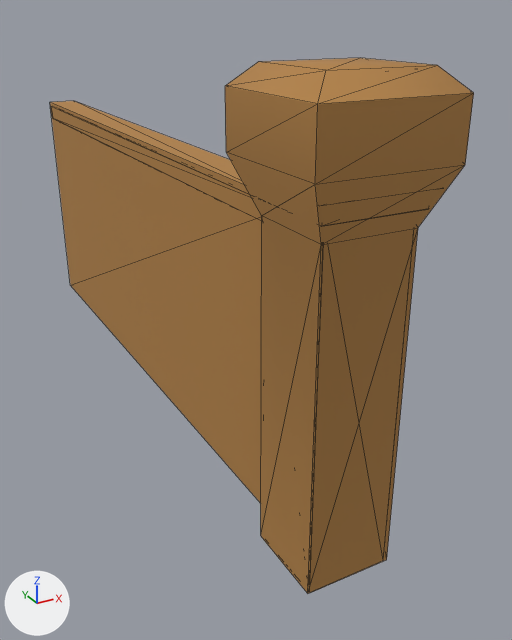
The FBX model huhodame/Assets/matumoto/wall.FBX: old version first, new version second.
Camera for both pictures: a 50 mm camera at (-31.67, 0.52, 8.35) aimed at (-24.7, 13.21, 2.0). The lights are fixed; the arrows at lower left show +X, +Y and +Z. Mesh edges are drawn as thin lines. Where no turn or scale is listed for an object, it has been applied to the vertices.

In view in the first picture: 'brick_wall_medium_1_column'.
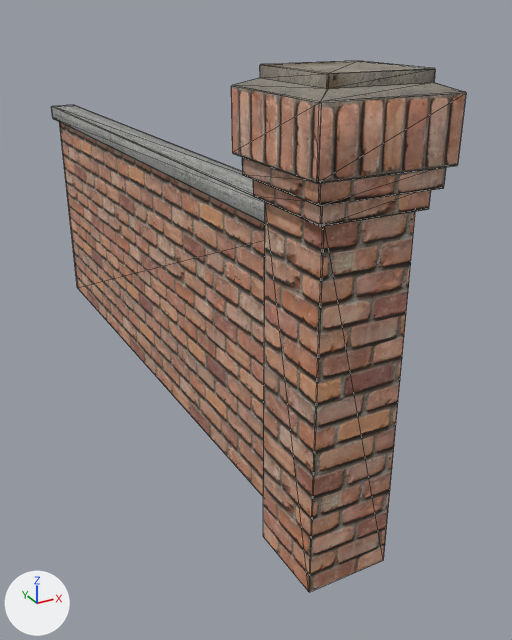
The newer file is also rescaled (x2.54), turned or shifted as a whole; pictures and numbers use the older file's frame.

What differs and where, as boxes (x1, y1, x2, y2) in the pictures (512 x 640 px):
'brick_wall_medium_1_column', reshaped
    before: (50, 58, 474, 593)
    after: (51, 61, 466, 592)
part 1 of me_mesh, cut back (brown)
    before: (50, 58, 474, 593)

Diff of the bpy script that builds the scene:
```diff
--- a/huhodame/Assets/matumoto/wall.FBX.py
+++ b/huhodame/Assets/matumoto/wall.FBX.py
@@ me_mesh @@
 # used by ob_brick_wall_medium_1_column; location = (-26.13, 8.32, 0.0)
-me_mesh.from_pydata(...)  # 160 vertices, 278 faces; spans x -1.1..1.1, y -1.2..14.4, z 0.0..7.7
+me_mesh.from_pydata(...)  # 136 vertices, 229 faces; spans x -1.1..1.1, y -1.2..14.3, z 0.0..7.7
+# me_mesh part 1
+# 24 vertices are removed from x -1.1..1.1, y -1.2..14.4, z 0.0..7.7
+# 50 faces are deleted
+# 1 new face joins them, mat_column
 me_mesh.materials.append(mat_wall)
@@ me_mesh @@
 me_mesh.materials.append(mat_cement)
-me_mesh.materials.append(mat_proxy)  # brown #b28145
```
